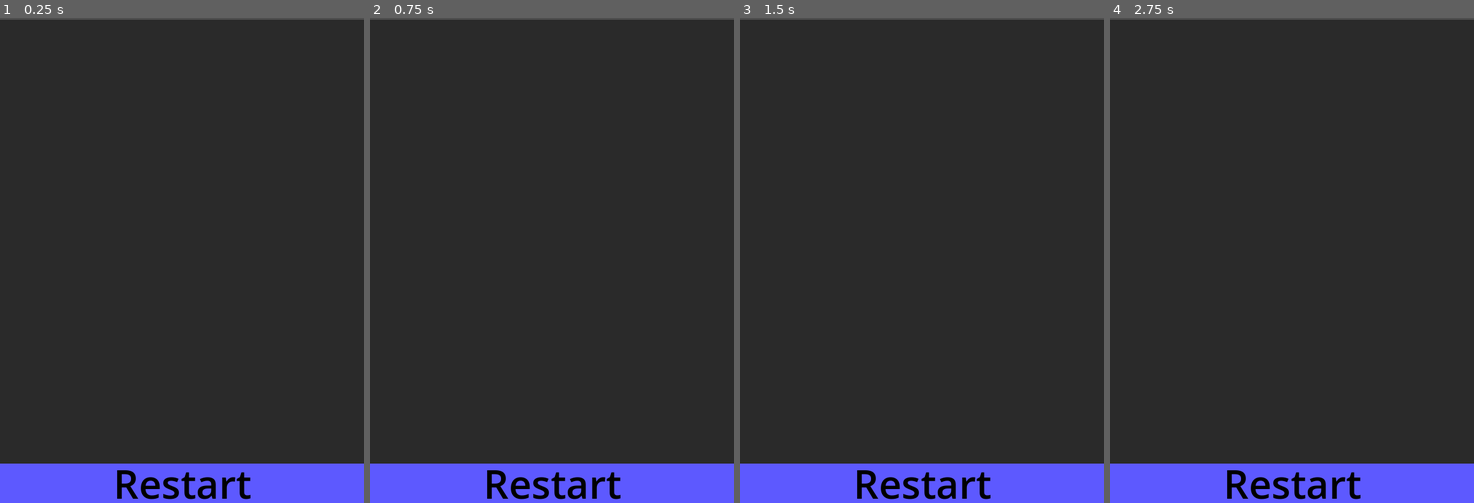
Above: before the commit, frames 1-4 (left to right).
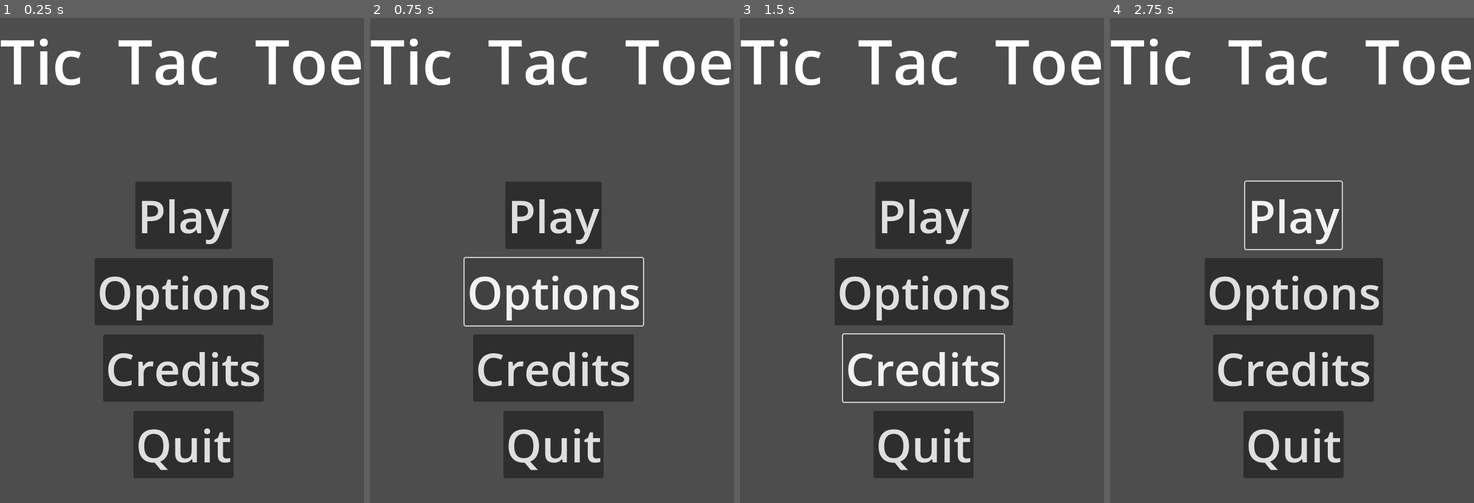
Above: after the commit, the same moments.

Repository: DJreyaB/tic_tac_toe_godot
Game: Godot game, scene res://main.tscn
Two runs of this game, one before a commit and one after it. Both use one fixed random seed, a clock stepped at 60 frames per second and the inputs below.
Inputs (mouse positions are in pixels of both pictures, inside the frame that each line leads up to):
- Up to frame 1 (0.25 s): no input
- Up to frame 2 (0.75 s): click (552, 289) at 0.5 s, where only the run after the commit has a clickable "Options"
- Up to frame 3 (1.5 s): click (922, 367) at 1.25 s, where only the run after the commit has a clickable "Credits"
- Up to frame 4 (2.75 s): click (1292, 216) at 2 s, where only the run after the commit has a clickable "Play"

The runs differ from the first frame. In frame 1, 84% of the frame differs, in the area x 0-100%, y 0-100%; in frame 2, 84%; in frame 3, 84%; in frame 4, 84%.

Commit message:
adding in more game logic and visuals
created vbox for the gameboard and added in initial set up array for board and initial functions for game

Diff:
--- /dev/null
+++ b/tic-tac-toe/board.gd
@@ -0,0 +1,32 @@
+extends Sprite2D
+
+#create a data model for the board and items on it
+var board : Array
+var player : String
+var is_winner : bool = false
+var is_gameover : bool = false
+var is_draw: bool = false
+
+#players and button status
+var player_x = preload("res://assets/icons_png/x_icon.png")
+var player_o = preload("res://assets/icons_png/o_icon.png")
+
+
+func initiate_board() -> void:
+	board =[
+		"0", "0", "0",
+		"0", "0", "0",
+		"0", "0", "0",
+	]
+
+func initiate_player() -> void:
+	pass
+	#initiate from the input after the play menu
+	# allow player to select player
+	# run board ready function after player selects
+	# and chooses to be x or o
+
+func is_row_matched() -> void:
+	pass
+	#check that the abs(sum(row)) = 3 then match
+	# else not a match
--- a/tic-tac-toe/board.tscn
+++ b/tic-tac-toe/board.tscn
@@ -1,8 +1,11 @@
-[gd_scene load_steps=2 format=3 uid="uid://bq7oy7t8tw84m"]
+[gd_scene load_steps=3 format=3 uid="uid://bq7oy7t8tw84m"]
+
+[ext_resource type="Script" uid="uid://oxt65lmlqguo" path="res://board.gd" id="1_p0ybc"]
 
 [sub_resource type="CanvasTexture" id="CanvasTexture_4mug4"]
 
 [node name="Board" type="Sprite2D"]
+script = ExtResource("1_p0ybc")
 
 [node name="TextureRect" type="TextureRect" parent="."]
 modulate = Color(0.165656, 0.165656, 0.165656, 1)
@@ -14,3 +17,43 @@
 grow_horizontal = 2
 grow_vertical = 2
 texture = SubResource("CanvasTexture_4mug4")
+
+[node name="BoardCont" type="VBoxContainer" parent="."]
+offset_right = 602.0
+offset_bottom = 602.0
+
+[node name="col1" type="HBoxContainer" parent="BoardCont"]
+layout_mode = 2
+
+[node name="TextureButton1" type="TextureButton" parent="BoardCont/col1"]
+layout_mode = 2
+
+[node name="TextureButton2" type="TextureButton" parent="BoardCont/col1"]
+layout_mode = 2
+
+[node name="TextureButton3" type="TextureButton" parent="BoardCont/col1"]
+layout_mode = 2
+
+[node name="col2" type="HBoxContainer" parent="BoardCont"]
+layout_mode = 2
+
+[node name="TextureButton4" type="TextureButton" parent="BoardCont/col2"]
+layout_mode = 2
+
+[node name="TextureButton5" type="TextureButton" parent="BoardCont/col2"]
+layout_mode = 2
+
+[node name="TextureButton6" type="TextureButton" parent="BoardCont/col2"]
+layout_mode = 2
+
+[node name="col3" type="HBoxContainer" parent="BoardCont"]
+layout_mode = 2
+
+[node name="TextureButton" type="TextureButton" parent="BoardCont/col3"]
+layout_mode = 2
+
+[node name="TextureButton2" type="TextureButton" parent="BoardCont/col3"]
+layout_mode = 2
+
+[node name="TextureButton3" type="TextureButton" parent="BoardCont/col3"]
+layout_mode = 2
--- a/tic-tac-toe/main.tscn
+++ b/tic-tac-toe/main.tscn
@@ -1,39 +1,54 @@
-[gd_scene load_steps=4 format=3 uid="uid://ccm61w076kj6w"]
+[gd_scene load_steps=2 format=3 uid="uid://ccm61w076kj6w"]
 
-[ext_resource type="Script" uid="uid://cw2pngd73e5w2" path="res://main.gd" id="1_0xm2m"]
 [ext_resource type="PackedScene" uid="uid://bq7oy7t8tw84m" path="res://board.tscn" id="1_ig7tw"]
 
-[sub_resource type="CanvasTexture" id="CanvasTexture_0xm2m"]
+[node name="Main" type="Node"]
 
-[node name="Main" type="Node"]
-script = ExtResource("1_0xm2m")
+[node name="GameTitle" type="Label" parent="."]
+anchors_preset = -1
+offset_right = 599.0
+offset_bottom = 283.0
+grow_horizontal = 2
+theme_override_font_sizes/font_size = 102
+text = "Tic Tac Toe
+"
+horizontal_alignment = 3
+
+[node name="CenterContainer" type="CenterContainer" parent="."]
+offset_left = 3.0
+offset_top = 222.0
+offset_right = 603.0
+offset_bottom = 807.0
+
+[node name="mainmenubtns" type="VBoxContainer" parent="CenterContainer"]
+layout_mode = 2
+theme_override_constants/separation = 15
+
+[node name="Play" type="Button" parent="CenterContainer/mainmenubtns"]
+layout_mode = 2
+size_flags_horizontal = 4
+theme_override_font_sizes/font_size = 75
+text = "Play
+"
+
+[node name="Options" type="Button" parent="CenterContainer/mainmenubtns"]
+layout_mode = 2
+size_flags_horizontal = 4
+theme_override_font_sizes/font_size = 75
+text = "Options"
+
+[node name="Credits" type="Button" parent="CenterContainer/mainmenubtns"]
+layout_mode = 2
+size_flags_horizontal = 4
+theme_override_font_sizes/font_size = 75
+text = "Credits"
+
+[node name="Quit" type="Button" parent="CenterContainer/mainmenubtns"]
+layout_mode = 2
+size_flags_horizontal = 4
+theme_override_font_sizes/font_size = 75
+text = "Quit"
 
 [node name="Board" parent="." instance=ExtResource("1_ig7tw")]
+visible = false
 position = Vector2(0, 3)
-
-[node name="QuitRestartBtn" type="TextureRect" parent="."]
-modulate = Color(0.364706, 0.34902, 1, 1)
-anchors_preset = 12
-anchor_top = 1.0
-anchor_right = 1.0
-anchor_bottom = 1.0
-offset_top = -65.0
-offset_right = 1.0
-grow_horizontal = 2
-grow_vertical = 0
-texture = SubResource("CanvasTexture_0xm2m")
-
-[node name="QuitRestartTxt" type="RichTextLabel" parent="QuitRestartBtn"]
-modulate = Color(0, 0, 0, 1)
-layout_mode = 1
-anchors_preset = 15
-anchor_right = 1.0
-anchor_bottom = 1.0
-grow_horizontal = 2
-grow_vertical = 2
-theme_override_font_sizes/bold_italics_font_size = 65
-theme_override_font_sizes/normal_font_size = 65
-text = "Restart"
-fit_content = true
-horizontal_alignment = 1
-vertical_alignment = 1
Not shown, added: tic-tac-toe/board.gd.uid
